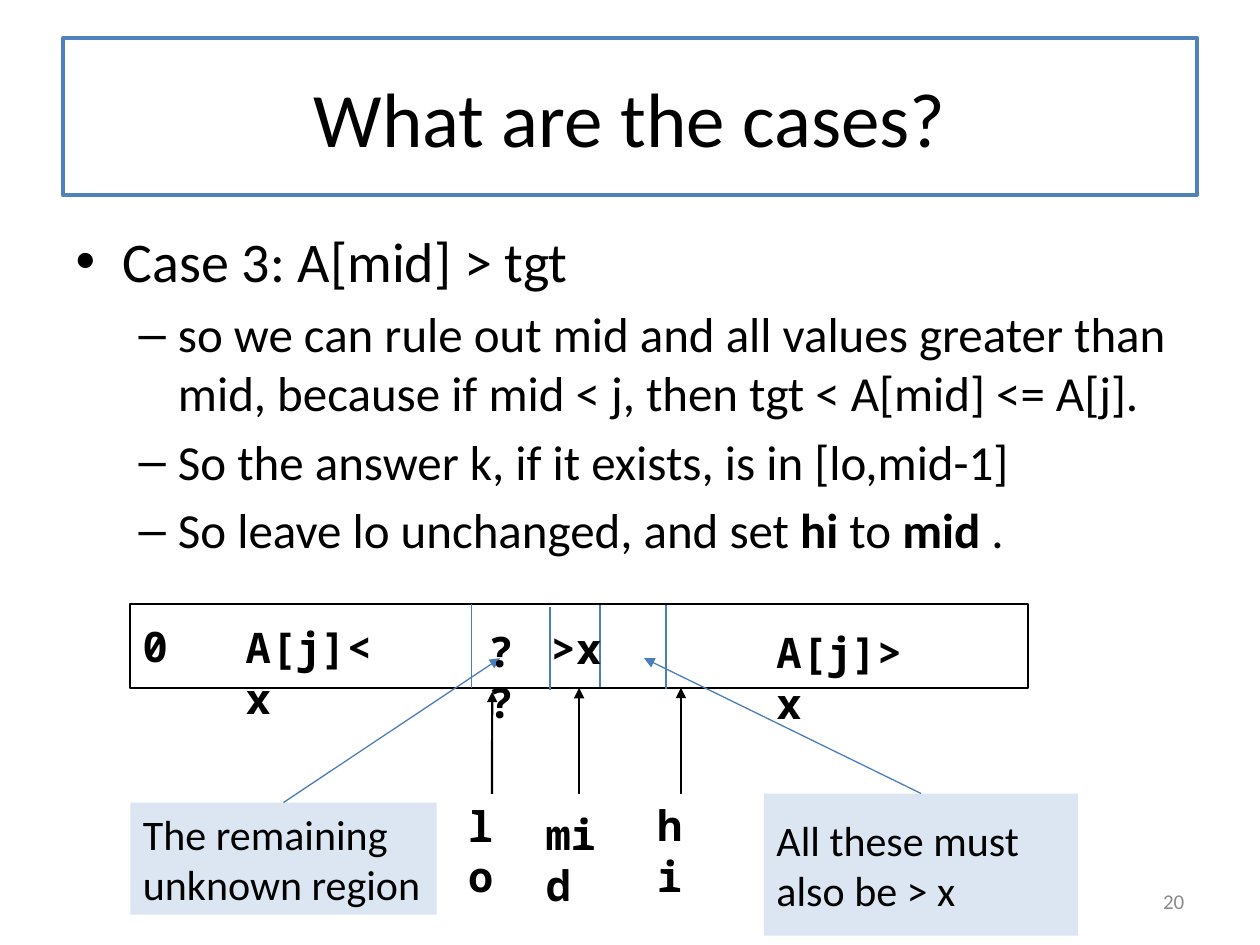
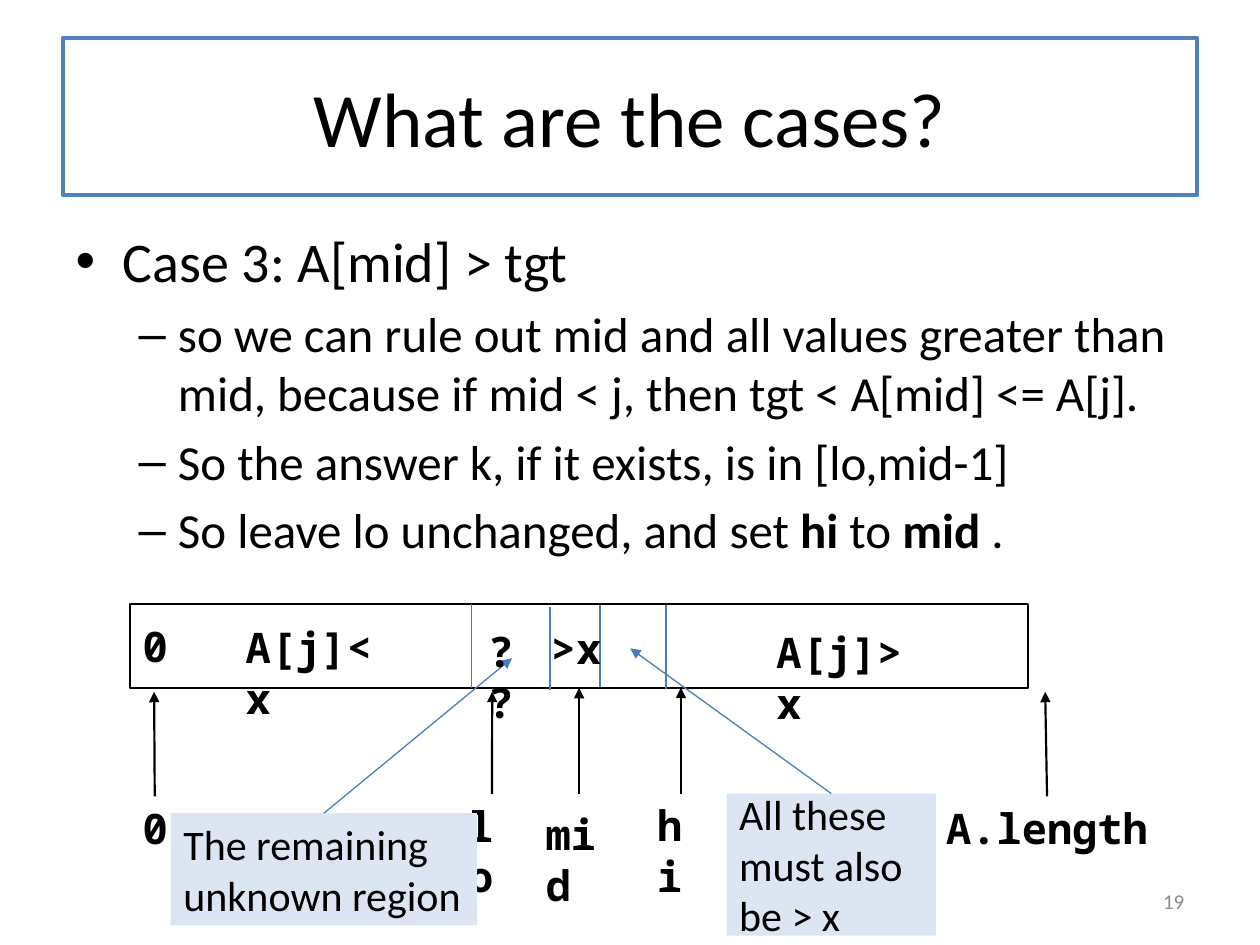
Before and after one commit to mwand/cs5010f17, a slide deck: slide 19 of Slides/Lesson 8.2 Binary Search.pptx (slide 20 before the commit). Drawn at 1260x945 pixels with LibreOffice and Linux fonts; fonts in the diff are those of the drawing. Boxes give left, top, right and bottom in pixels: in the first picture for what was removed or moved away, otherwise in the second. Text is boxed around its words. In the diff, an @@ line names an element or a change of style, - is before the commit and + after.

```diff
--- a/Slides/Lesson 8.2 Binary Search.pptx
+++ b/Slides/Lesson 8.2 Binary Search.pptx
@@ arrow moved from (284, 803) - (500, 658) to (324, 813) - (512, 658) @@
@@ arrow moved from (921, 794) - (644, 658) to (832, 794) - (630, 649) @@
@@ arrow added from (155, 796) to (154, 692), #000000 1.25 pt @@
@@ arrow added from (1047, 796) to (1046, 692), #000000 1.25 pt @@
@@ rectangle "All these must also be ...": place and size @@
-rectangle "All these must also be ..." at (764, 794, 1077, 936)
+rectangle "All these must also be ..." at (727, 794, 936, 936)
@@ text added at (143, 813, 168, 845), 24 pt, text #000000, bold @@
+0
@@ rectangle "The remaining unknown region": place and size @@
-rectangle "The remaining unknown region" at (130, 803, 436, 915)
+rectangle "The remaining unknown region" at (170, 813, 476, 925)
@@ text added at (946, 812, 1148, 855), 24 pt, text #000000, bold @@
+A.length
@@ page number at (1163, 895, 1184, 909): text changed @@
-20
+19
```
Also in this commit, not shown: 6 other slides changed, 2 slides added, 1 slide removed, 1 other file.
